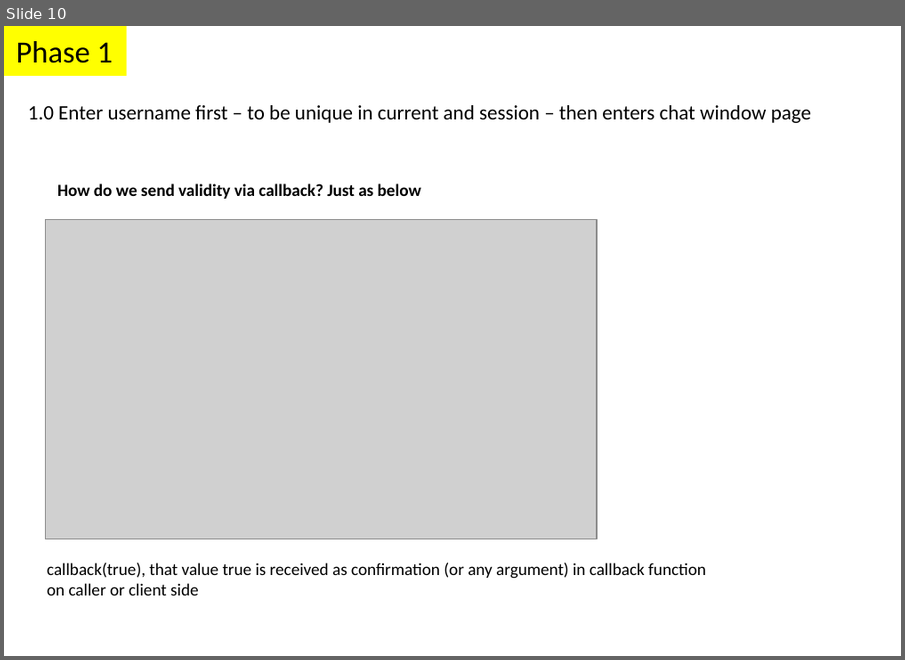
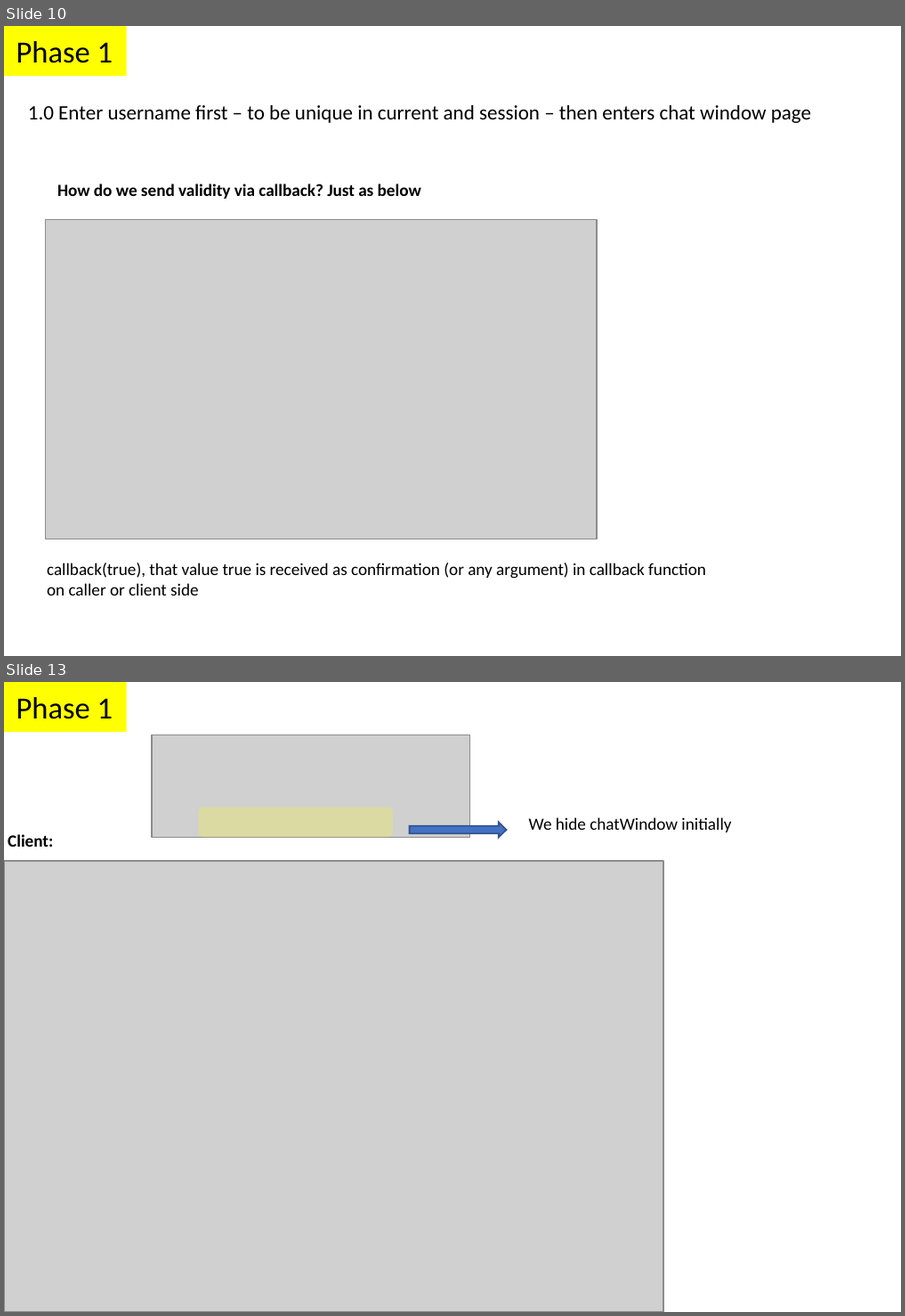
Before and after one commit to parthi2929/awesome-socket-io, a slide deck: Illustrations.pptx. Shown one above the other, each under a label of ours: slide 10 before the commit, slides 10 and 13 after it; the slides between them are not shown. The pictures are 905x660 and 905x1316 pixels, drawn with LibreOffice and Linux fonts; fonts in the diff are those of the drawing; grey boxes stand for pictures. Boxes give left, top, right and bottom in pixels: in the first picture for what was removed or moved away, otherwise in the second. Text is boxed around its words. In the diff, an @@ line names an element or a change of style, - is before the commit and + after.

```diff
--- a/Illustrations.pptx
+++ b/Illustrations.pptx
@@ slide 13 added at <box>4,682,901,1312</box>, background #FFFFFF @@
@@ rectangle added at <box>4,682,127,731</box>, fill #FFFF00, 18 pt, text #000000 @@
+Phase 1
@@ picture added at <box>152,735,469,837</box> @@
@@ rounded rectangle added at <box>199,807,394,839</box>, fill #FFFF00 at 22% opacity @@
@@ text added at <box>8,834,53,847</box>, 10 pt, text #000000, bold @@
+Client:
@@ right arrow added at <box>410,823,507,837</box>, fill #4472C4, outline #325491 1 pt @@
@@ text added at <box>529,817,731,832</box>, 10 pt, text #000000 @@
+We hide chatWindow initially
@@ picture added at <box>4,861,663,1312</box> @@
```
Also in this commit, not shown: 2 other slides added, 1 slide removed, 8 other files.
